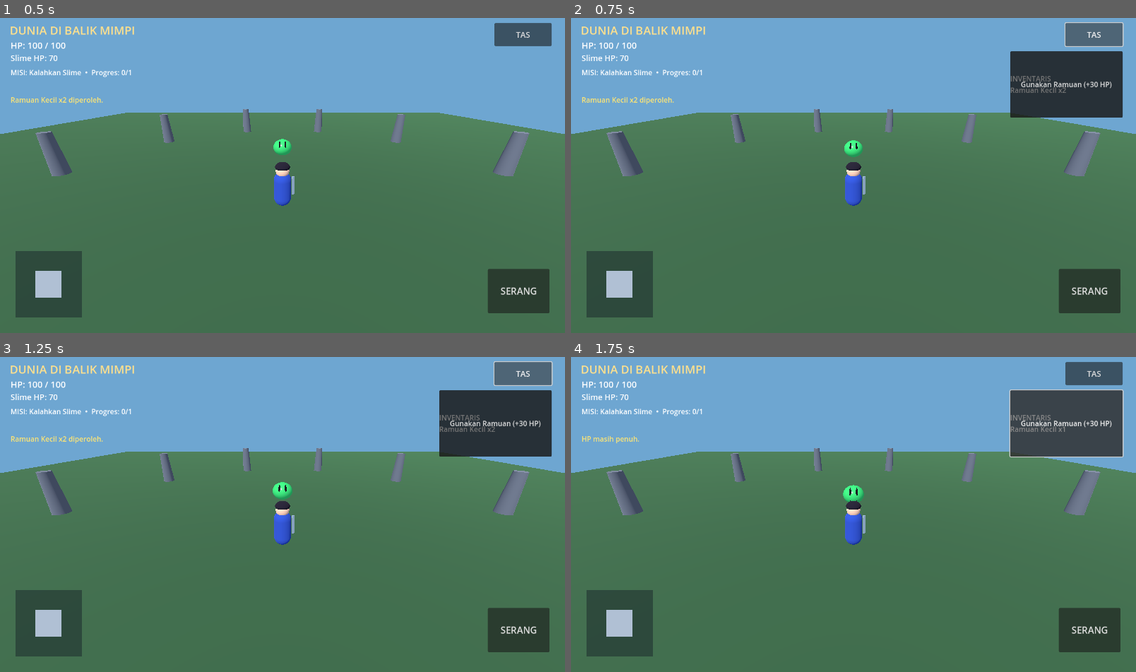
Above: before the commit, frames 1-4 (two rows, left to right).
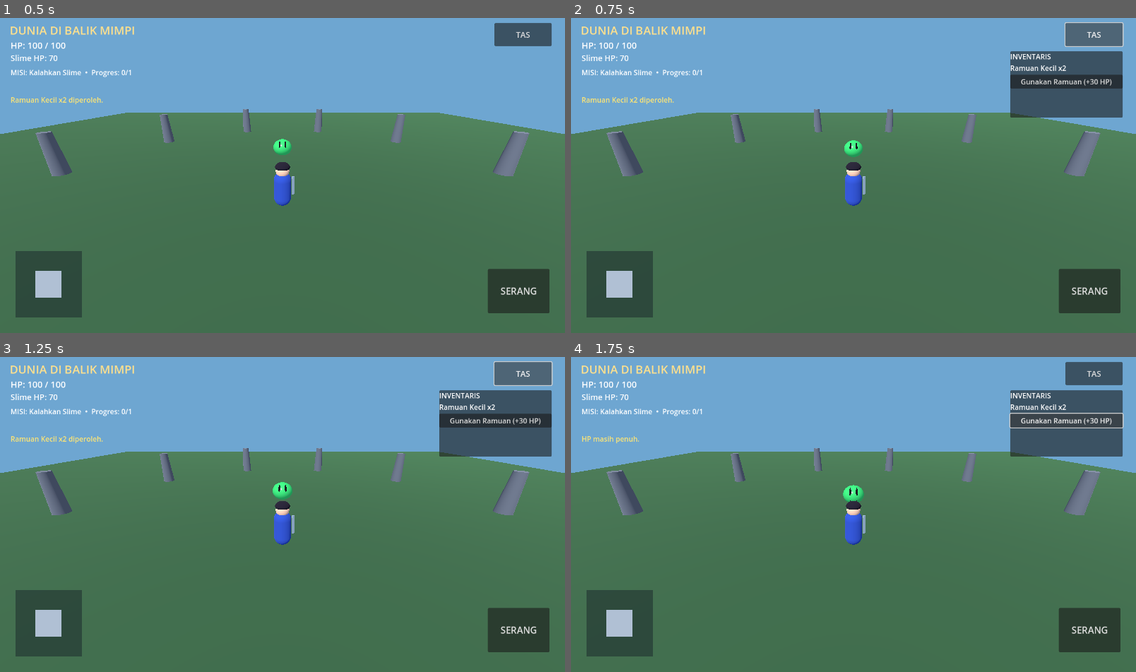
Above: after the commit, the same moments.

Repository: anjingsayang80-ui/Dunia-di-Balik-Mimpi
Game: Godot game, scene res://scenes/main.tscn
Same seed, same stepped clock (60 frames per second), same inputs: the game is played once before the commit and once after it.
Inputs:
- Up to frame 1 (0.5 s): no input
- Up to frame 2 (0.75 s): click "TAS" at 0.5 s
- Up to frame 3 (1.25 s): no input
- Up to frame 4 (1.75 s): click "Gunakan Ramuan (+30 HP)" at 1.25 s

Frame 1 is identical in both runs. In frame 2, 3.6% of the frame differs, in the area x 77-98%, y 10-32%; in frame 3, 3.6%; in frame 4, 3.7%.

Commit message:
Fix inventory panel layout and potion use

Diff:
--- a/android-game/scripts/main.gd
+++ b/android-game/scripts/main.gd
@@ -136,15 +136,18 @@
     inventory_panel.visible = false
     layer.add_child(inventory_panel)
 
+    var inventory_box := VBoxContainer.new()
+    inventory_panel.add_child(inventory_box)
+
     inventory_text = Label.new()
     inventory_text.text = "Inventaris kosong"
     inventory_text.autowrap_mode = TextServer.AUTOWRAP_WORD_SMART
-    inventory_panel.add_child(inventory_text)
+    inventory_box.add_child(inventory_text)
 
     var use_potion := Button.new()
     use_potion.text = "Gunakan Ramuan (+30 HP)"
     use_potion.pressed.connect(_use_potion)
-    inventory_panel.add_child(use_potion)
+    inventory_box.add_child(use_potion)
 
     joystick = Control.new()
     joystick.position = Vector2(35, -185)
@@ -184,13 +187,13 @@
     _refresh_inventory()
 
 func _use_potion() -> void:
-    if game_state.use_item("Ramuan Kecil") and hero.hp < 100:
+    if hero.hp >= 100:
+        notice_text.text = "HP masih penuh."
+    elif game_state.use_item("Ramuan Kecil"):
         hero.hp = mini(100, hero.hp + 30)
         notice_text.text = "Ramuan digunakan: HP +30"
-    elif game_state.get_item_count("Ramuan Kecil") <= 0:
+    else:
         notice_text.text = "Ramuan tidak tersedia."
-    else:
-        notice_text.text = "HP masih penuh."
     _refresh_inventory()
 
 func _refresh_inventory() -> void:
